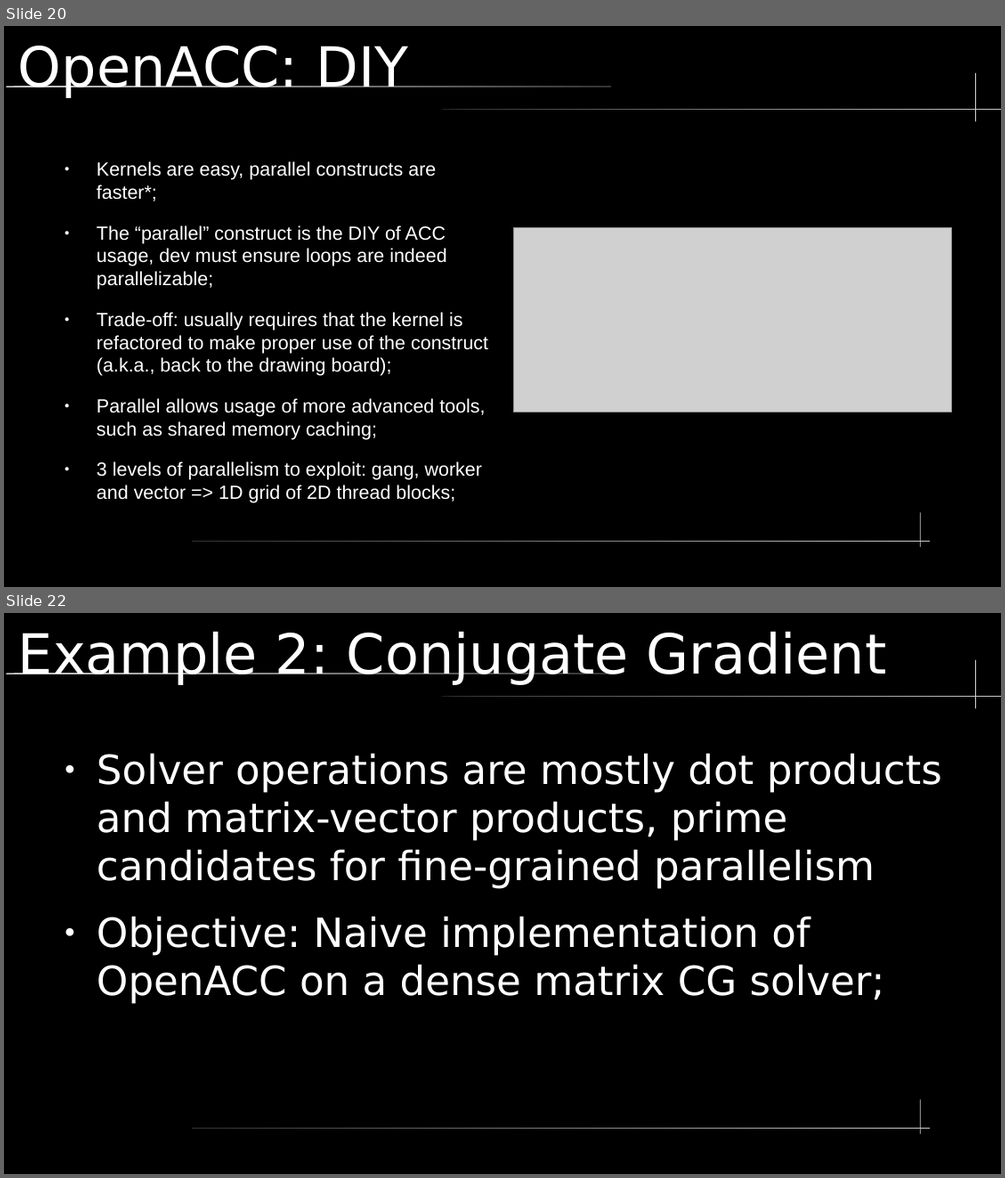
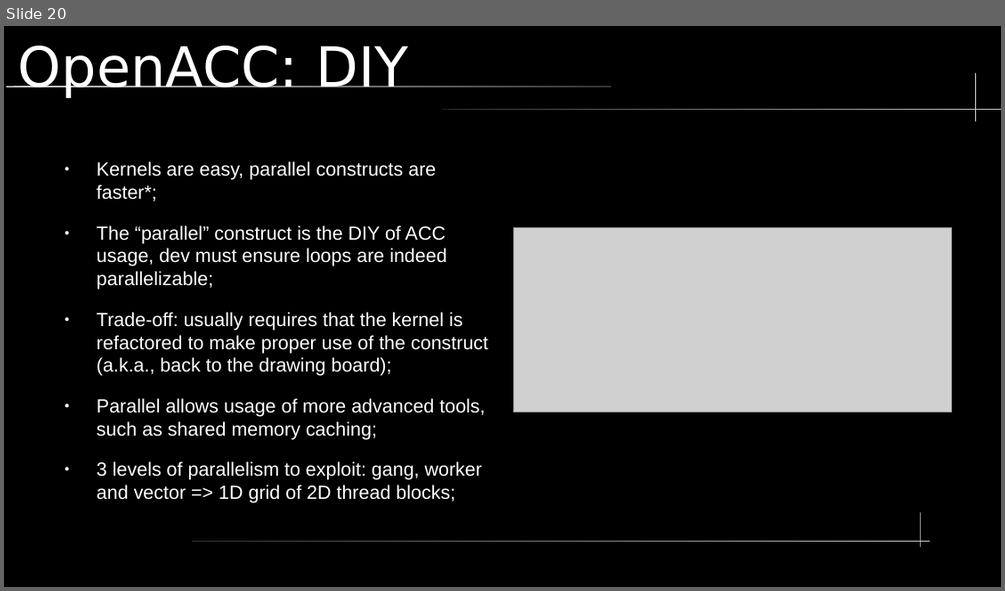
Before and after one commit to LucasGasparinoBSC/presentationUPC, a slide deck: lectureAlyaGPU.odp. Shown one above the other, each under a label of ours: slides 20 and 22 before the commit, slide 20 after it; the slides between them are not shown. The pictures are 1005x1178 and 1005x591 pixels, drawn with LibreOffice and Linux fonts; fonts in the diff are those of the drawing; grey boxes stand for pictures. Boxes give left, top, right and bottom in pixels: in the first picture for what was removed or moved away, otherwise in the second. Text is boxed around its words. In the diff, an @@ line names an element or a change of style, - is before the commit and + after.

```diff
--- a/lectureAlyaGPU.odp
+++ b/lectureAlyaGPU.odp
@@ slide 22 removed at [4,613,1001,1174], background #000000; not listed: 5 template elements that a slide beside it also shows @@
@@ title removed at [18,632,887,685] @@
-Example 2: Conjugate Gradient
@@ text removed at [97,753,942,1004] @@
-● Solver operations are mostly dot products and matrix-vector products, prime candidates for fine-grained parallelism
-● Objective: Naive implementation of OpenACC on a dense matrix CG solver;
```
Also in this commit, not shown: 3 slides changed, 5 slides added, 1 other slide removed, 9 other files.
